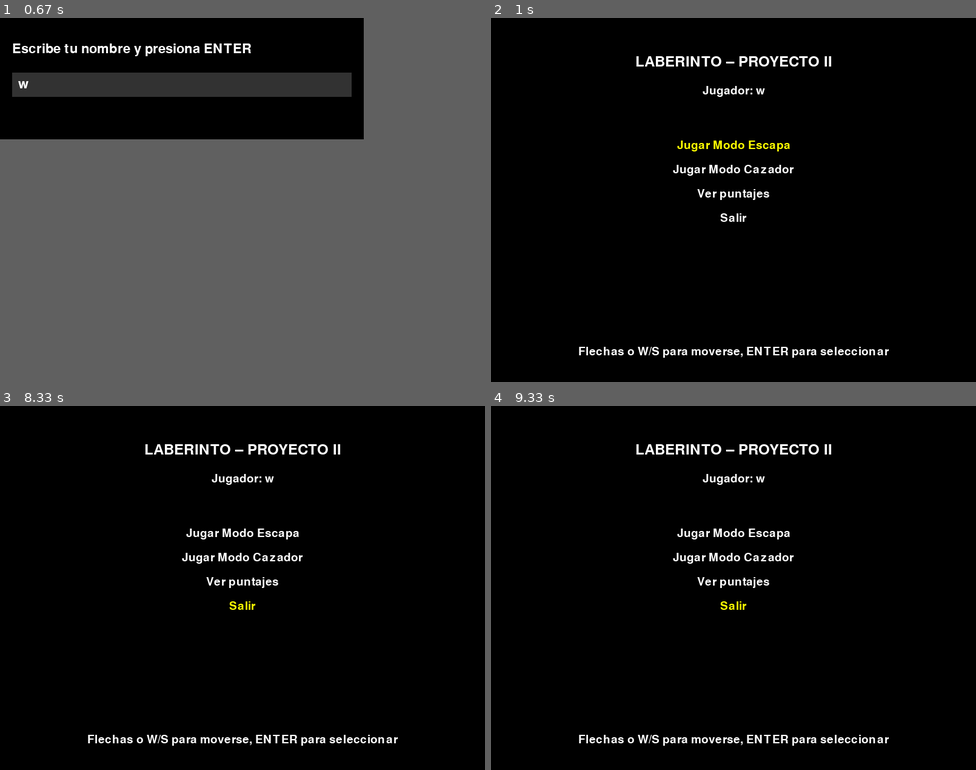
Above: before the commit, frames 1-4 (two rows, left to right).
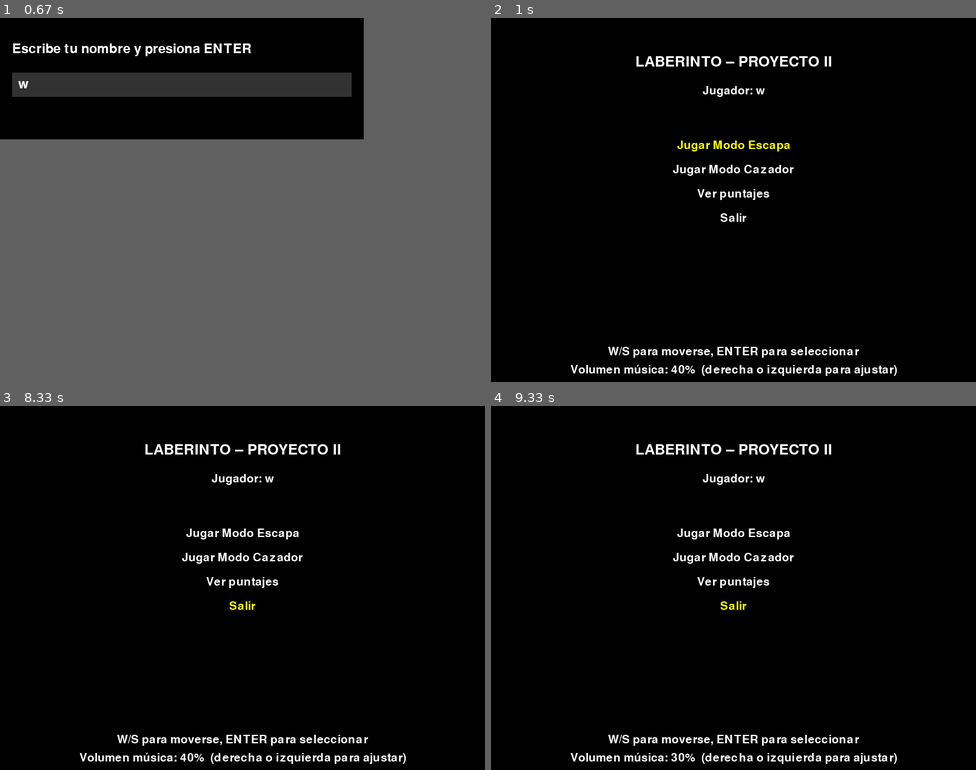
Above: after the commit, the same moments.

Repository: Job-Sandi-07/proyecto-laberinto
Game: pygame game, started from src/main.py
The game is run twice, just before and just after one commit, with the same random seed, the same clock (stepped at 60 frames per second) and the same inputs.
Inputs:
- Up to frame 1 (0.67 s): tap W at 0.33 s
- Up to frame 2 (1 s): tap Enter at 0.67 s
- Up to frame 3 (8.33 s): tap Keypad Enter at 1, 1.67, 3.28, 4.68, 5.85 s; tap Enter at 1.33 s; hold Right 2-2.47 s; hold W 3.13-3.43 s; hold Right 3.47-3.93 s; hold A 3.97-4.5 s; hold Down 4.53-4.83 s; hold A 4.87-5.27 s; hold Up 5.3-5.67 s; hold D 5.7-6.33 s; hold Down 6.37-6.73 s; hold A 6.77-7.23 s; tap T at 7.27, 7.82 s; hold D 7.67-8.13 s; hold Up from 8.17 s (still down)
- Up to frame 4 (9.33 s): release Up at 8.47 s; hold Left from 9 s (still down); tap T at 9.15 s

Frame 1 is identical in both runs. In frame 2, 1.6% of the frame differs, in the area x 16-84%, y 90-99%; in frame 3, 1.6%; in frame 4, 1.6%.

Commit message:
Implementacion de musica con pygame

Diff:
--- /dev/null
+++ b/src/musica/musica.py
@@ -0,0 +1,27 @@
+import os
+import pygame
+
+
+RUTA_MUSICA = os.path.join(os.path.dirname(__file__), "music.mp3")
+
+
+def iniciar_musica(loop: bool = True, volumen: float = 0.5) -> None:
+
+    try:
+        if not pygame.mixer.get_init():
+            pygame.mixer.init()
+
+        if pygame.mixer.music.get_busy():
+            pygame.mixer.music.set_volume(volumen)
+            return
+
+        pygame.mixer.music.load(RUTA_MUSICA)
+        pygame.mixer.music.set_volume(volumen)
+        pygame.mixer.music.play(-1 if loop else 0)
+    except pygame.error as e:
+        print(f"[MUSICA] No se pudo reproducir {RUTA_MUSICA}: {e}")
+
+
+def detener_musica() -> None:
+    if pygame.mixer.get_init():
+        pygame.mixer.music.stop()
--- a/src/puntajes.json
+++ b/src/puntajes.json
@@ -1,5 +1,13 @@
 {
   "escapa": [
+    {
+      "nombre": "Job",
+      "puntaje": 649
+    },
+    {
+      "nombre": "Job",
+      "puntaje": 574
+    },
     {
       "nombre": "Job",
       "puntaje": 376
@@ -13,5 +21,10 @@
       "puntaje": 209
     }
   ],
-  "cazador": []
+  "cazador": [
+    {
+      "nombre": "Job",
+      "puntaje": 300
+    }
+  ]
 }
--- a/src/ui/menu_ui.py
+++ b/src/ui/menu_ui.py
@@ -6,6 +6,7 @@
 
 from src.entidades import MODO_ESCAPA, MODO_CAZADOR
 from src.puntuacion import obtener_top5
+from src.musica.musica import iniciar_musica, detener_musica
 
 ANCHO_VENTANA = 800
 ALTO_VENTANA = 600
@@ -17,19 +18,14 @@
 
 
 def mostrar_menu(nombre_jugador: str) -> Tuple[str, Optional[int]]:
-    """
-    Muestra el menú principal en Pygame.
-
-    Devuelve:
-      ("escapa", num_enemigos)   -> jugar modo escapa
-      ("cazador", num_enemigos)  -> jugar modo cazador
-      ("salir", None)            -> cerrar juego
-
-    Si el usuario cierra la ventana, se termina toda la aplicación.
-    """
+
     pygame.init()
     pantalla = pygame.display.set_mode((ANCHO_VENTANA, ALTO_VENTANA))
     pygame.display.set_caption("Menú principal - Laberinto")
+
+    # Iniciar música de fondo (loop) si es posible
+    iniciar_musica(loop=True, volumen=0.4)
+    volumen = pygame.mixer.music.get_volume() if pygame.mixer.get_init() else 0.4
 
     fuente_titulo = pygame.font.SysFont(None, 36)
     fuente_opcion = pygame.font.SysFont(None, 28)
@@ -46,42 +42,58 @@
     ejecutando = True
     while ejecutando:
         for evento in pygame.event.get():
-            if evento.type == pygame.QUIT:
+         if evento.type == pygame.QUIT:
+                detener_musica()
                 pygame.quit()
                 sys.exit(0)
 
-            if evento.type == pygame.KEYDOWN:
-                if evento.key in (pygame.K_UP, pygame.K_w):
-                    indice_seleccionado = (indice_seleccionado - 1) % len(opciones)
-                elif evento.key in (pygame.K_DOWN, pygame.K_s):
-                    indice_seleccionado = (indice_seleccionado + 1) % len(opciones)
-                elif evento.key in (pygame.K_RETURN, pygame.K_KP_ENTER):
-                    _, accion = opciones[indice_seleccionado]
-
-                    if accion == "escapa":
-                        num = _pantalla_configurar_enemigos(
-                            pantalla, fuente_titulo, fuente_opcion, "Modo Escapa"
-                        )
-                        if num is not None:
-                            pygame.quit()
-                            return "escapa", num
-
-                    elif accion == "cazador":
-                        num = _pantalla_configurar_enemigos(
-                            pantalla, fuente_titulo, fuente_opcion, "Modo Cazador"
-                        )
-                        if num is not None:
-                            pygame.quit()
-                            return "cazador", num
-
-                    elif accion == "puntajes":
-                        _pantalla_puntajes(
-                            pantalla, fuente_titulo, fuente_opcion, nombre_jugador
-                        )
-
-                    elif accion == "salir":
+         if evento.type == pygame.KEYDOWN:
+
+            if evento.key in (pygame.K_UP, pygame.K_w):
+                indice_seleccionado = (indice_seleccionado - 1) % len(opciones)
+
+            elif evento.key in (pygame.K_DOWN, pygame.K_s):
+                indice_seleccionado = (indice_seleccionado + 1) % len(opciones)
+
+            elif evento.key in (pygame.K_LEFT, pygame.K_a):
+                volumen = max(0.0, volumen - 0.1)
+                if pygame.mixer.get_init():
+                    pygame.mixer.music.set_volume(volumen)
+
+            elif evento.key in (pygame.K_RIGHT, pygame.K_d):
+                volumen = min(1.0, volumen + 0.1)
+                if pygame.mixer.get_init():
+                    pygame.mixer.music.set_volume(volumen)
+
+            # ENTER para activar la opción seleccionada
+            elif evento.key in (pygame.K_RETURN, pygame.K_KP_ENTER):
+                _, accion = opciones[indice_seleccionado]
+
+                if accion == "escapa":
+                    num = _pantalla_configurar_enemigos(
+                        pantalla, fuente_titulo, fuente_opcion, "Modo Escapa"
+                    )
+                    if num is not None:
                         pygame.quit()
-                        return "salir", None
+                        return "escapa", num
+
+                elif accion == "cazador":
+                    num = _pantalla_configurar_enemigos(
+                        pantalla, fuente_titulo, fuente_opcion, "Modo Cazador"
+                    )
+                    if num is not None:
+                        pygame.quit()
+                        return "cazador", num
+
+                elif accion == "puntajes":
+                    _pantalla_puntajes(
+                        pantalla, fuente_titulo, fuente_opcion, nombre_jugador
+                    )
+
+                elif accion == "salir":
+                    detener_musica()
+                    pygame.quit()
+                    return "salir", None
 
         # Dibujar menú
         pantalla.fill(COLOR_FONDO)
@@ -112,7 +124,7 @@
             )
 
         ayuda = fuente_opcion.render(
-            "Flechas o W/S para moverse, ENTER para seleccionar",
+            "W/S para moverse, ENTER para seleccionar",
             True,
             COLOR_TEXTO,
         )
@@ -120,10 +132,21 @@
             ayuda,
             (ANCHO_VENTANA // 2 - ayuda.get_width() // 2, ALTO_VENTANA - 60),
         )
+        texto_vol = fuente_opcion.render(
+            f"Volumen música: {int(volumen * 100)}%  (derecha o izquierda para ajustar)",
+            True,
+            COLOR_TEXTO,
+        )
+
+        pantalla.blit(
+            texto_vol,
+            (ANCHO_VENTANA // 2 - texto_vol.get_width() // 2, ALTO_VENTANA - 30),
+        )
 
         pygame.display.flip()
         reloj.tick(60)
 
+    detener_musica()
     pygame.quit()
     return "salir", None
 
@@ -134,10 +157,7 @@
     fuente_texto: pygame.font.Font,
     titulo_modo: str,
 ) -> Optional[int]:
-    """
-    Pantalla para elegir la cantidad de enemigos (1 a 10).
-    Flechas (o A / D) para cambiar, ENTER para aceptar, ESC para cancelar.
-    """
+
     reloj = pygame.time.Clock()
     num_enemigos = 3
     ejecutando = True
@@ -145,6 +165,7 @@
     while ejecutando:
         for evento in pygame.event.get():
             if evento.type == pygame.QUIT:
+                detener_musica()
                 pygame.quit()
                 sys.exit(0)
             if evento.type == pygame.KEYDOWN:
@@ -178,7 +199,7 @@
         )
 
         ayuda = fuente_texto.render(
-            "Usa Flechas o A / D para cambiar, ENTER para aceptar, ESC para volver",
+            "A / D para cambiar, ENTER para aceptar, ESC para volver",
             True,
             COLOR_TEXTO,
         )
@@ -199,11 +220,7 @@
     fuente_texto: pygame.font.Font,
     nombre_jugador: str,
 ) -> None:
-    """
-    Pantalla que muestra el Top 5 de Escapa y Cazador.
-    ENTER o ESC para volver al menú.
-    Si se cierra la ventana, se cierra todo el programa.
-    """
+
     reloj = pygame.time.Clock()
 
     top_escapa = obtener_top5(MODO_ESCAPA)
@@ -213,6 +230,7 @@
     while ejecutando:
         for evento in pygame.event.get():
             if evento.type == pygame.QUIT:
+                detener_musica()
                 pygame.quit()
                 sys.exit(0)
             if evento.type == pygame.KEYDOWN:
--- a/src/ui/pygame_ui.py
+++ b/src/ui/pygame_ui.py
@@ -13,6 +13,7 @@
     calcular_puntaje_cazador,
     registrar_puntaje,
 )
+from src.musica.musica import iniciar_musica, detener_musica
 
 # ------------------ Configuración visual ------------------
 
@@ -117,7 +118,7 @@
 
 
 # ----------------------------------------------------------
-# Lógica principal del juego (con HUD, correr, vidas y puntajes)
+# Lógica principal del juego
 # ----------------------------------------------------------
 def ejecutar_juego(
     modo: str = MODO_ESCAPA,
@@ -127,7 +128,7 @@
 
     pygame.init()
 
-    # Dimensiones fijas del mapa (coinciden con generar_mapa)
+    # Dimensiones fijas del mapa
     ancho, alto = 20, 15
 
     # Ventana: alto del mapa + banda HUD arriba
@@ -135,6 +136,7 @@
     alto_px = ALTURA_HUD + alto * TAM_CELDA
     pantalla = pygame.display.set_mode((ancho_px, alto_px))
     pygame.display.set_caption(f"Laberinto - Modo {modo.upper()}")
+    iniciar_musica(loop=True, volumen=0.4)
 
     reloj = pygame.time.Clock()
     fuente_hud = pygame.font.SysFont(None, 24)
@@ -188,6 +190,7 @@
     while en_previa:
         for evento in pygame.event.get():
             if evento.type == pygame.QUIT:
+                detener_musica()
                 pygame.quit()
                 sys.exit(0)
             elif evento.type == pygame.KEYDOWN:
Not shown, added: src/musica/music.mp3
